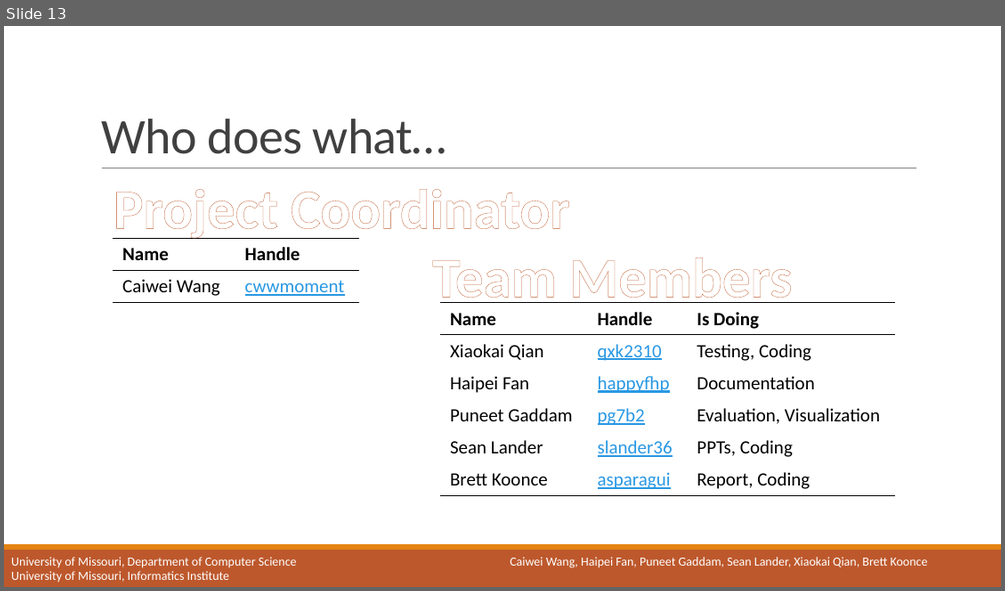
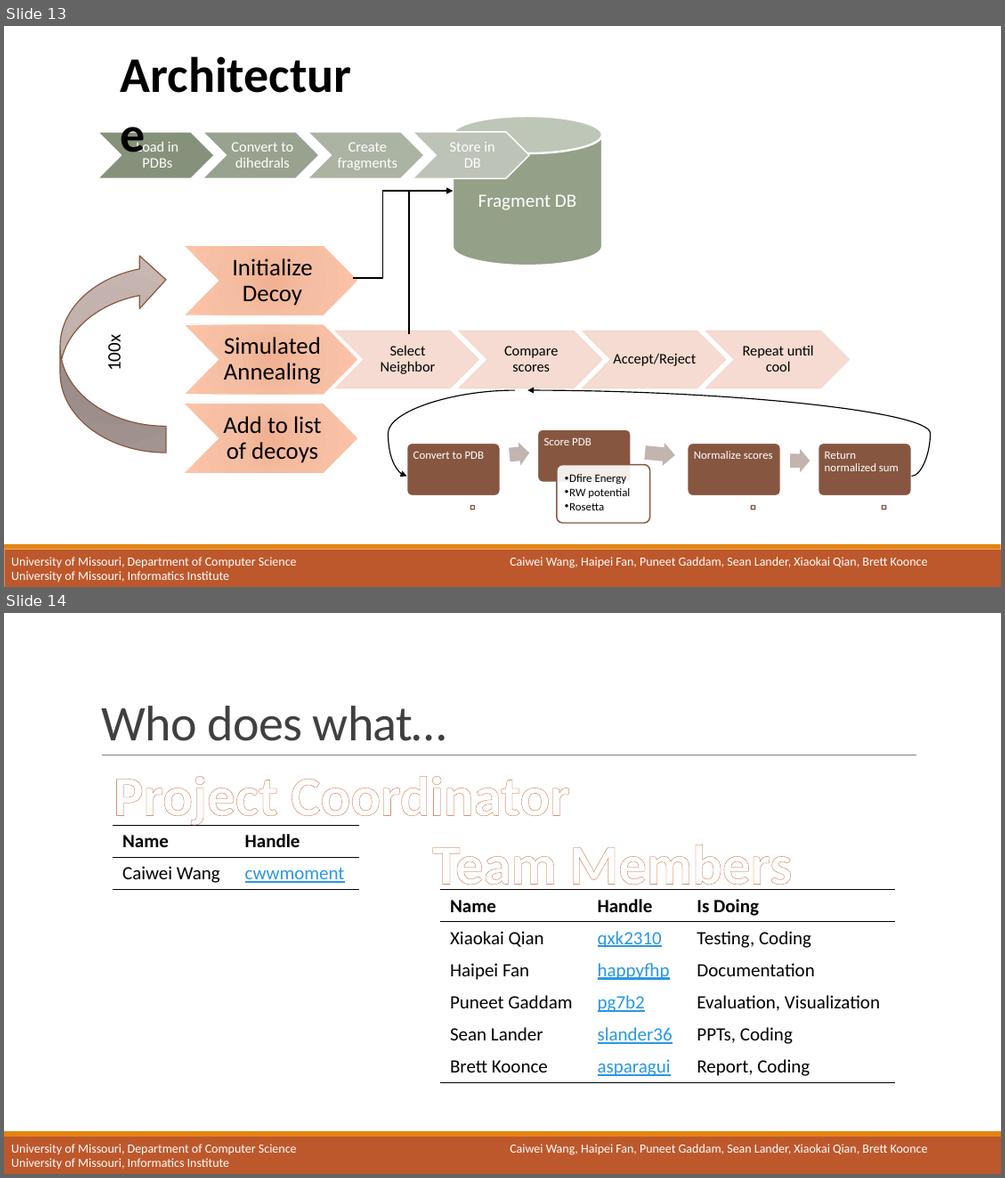
Before and after one commit to MizzouCMMSGroup1/TFPyModeller, a slide deck: doc/TFPyModeller Project Presentation.pptx. Shown one above the other, each under a label of ours: slide 13 before the commit, slides 13 and 14 after it. The pictures are 1005x591 and 1005x1178 pixels, drawn with LibreOffice and Linux fonts; fonts in the diff are those of the drawing; background and template pictures are left out. Boxes give left, top, right and bottom in pixels: in the first picture for what was removed or moved away, otherwise in the second. Text is boxed around its words. In the diff, an @@ line names an element or a change of style, - is before the commit and + after.

Commit message:
updating presentation
finished slides
added architecture basics

```diff
--- a/doc/TFPyModeller Project Presentation.pptx
+++ b/doc/TFPyModeller Project Presentation.pptx
@@ slide 13 added at (4, 26, 1001, 587), background #FFFFFF; not listed: 4 template elements that a slide beside it also shows @@
@@ text added at (113, 38, 375, 107), 48 pt, text #000000, bold @@
+Architecture
@@ cylinder added at (453, 116, 602, 265), fill #94A088, outline #FFFFFF 2 pt, 18 pt, text #FFFFFF @@
+Fragment DB
@@ group added at (97, 131, 529, 178): 4 chevrons, 4 texts @@
+Load in PDBs
+Convert to dihedrals
+Create fragments
+Store in DB
@@ elbow arrow added from (353, 278) to (453, 191), #000000 1 pt @@
@@ elbow arrow added from (409, 334) to (453, 191), #000000 1 pt @@
@@ curved left arrow added at (60, 253, 166, 453), fill gradient #B9A49E to #C4B2AD to #CCBAB5, outline #865640 1 pt, 18 pt, text #000000 @@
+100x
@@ curved arrow added from (515, 390) to (407, 476), #000000 1 pt @@
@@ curved arrow added from (912, 476) to (527, 390), #000000 1 pt @@
@@ group added at (185, 246, 849, 473): 7 chevrons, 7 texts @@
+Initialize Decoy
+Simulated Annealing
+Select Neighbor
+Compare scores
+Accept/Reject
+Repeat until cool
+Add to list of decoys
@@ group added at (407, 429, 912, 523): 8 rounded rectangles, 5 texts, 3 right arrows @@
+Convert to PDB
+Score PDB
+  •• Dfire Energy
+  •• RW potential
+  •• Rosetta
+Normalize scores
+Return normalized sum
@@ what was slide 13 is now slide 14 @@
```
Also in this commit, not shown: 2 slides changed, 1 other slide added, 1 slide removed, 1 other file.
